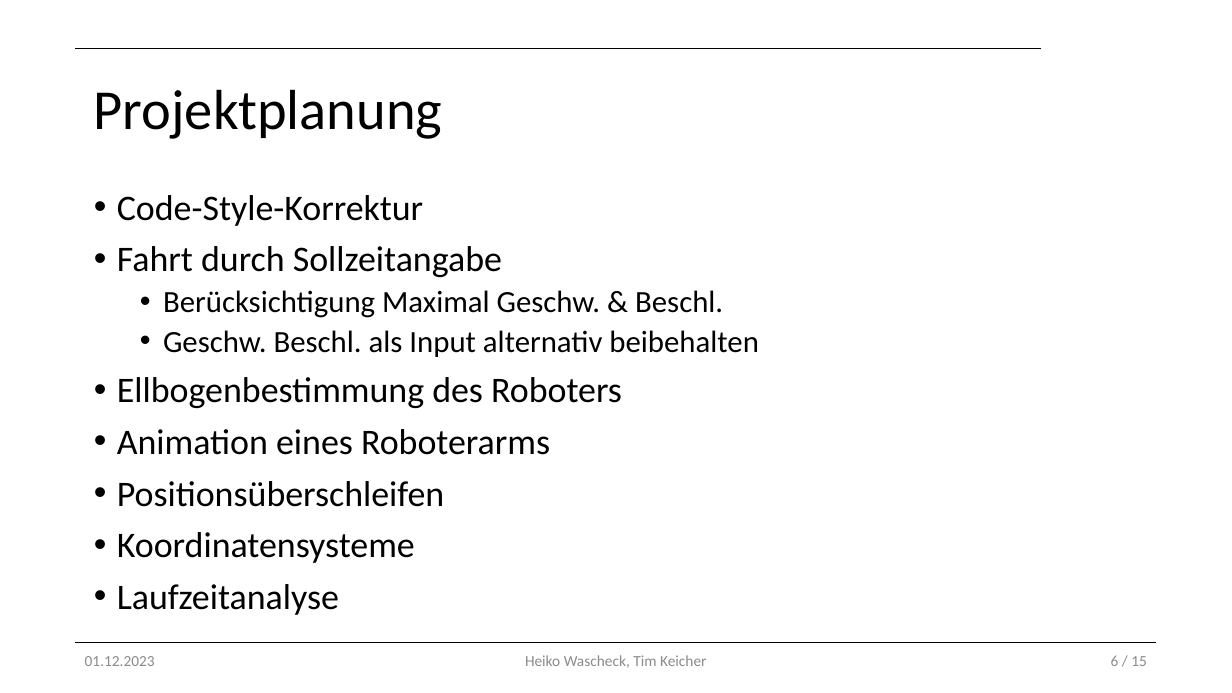
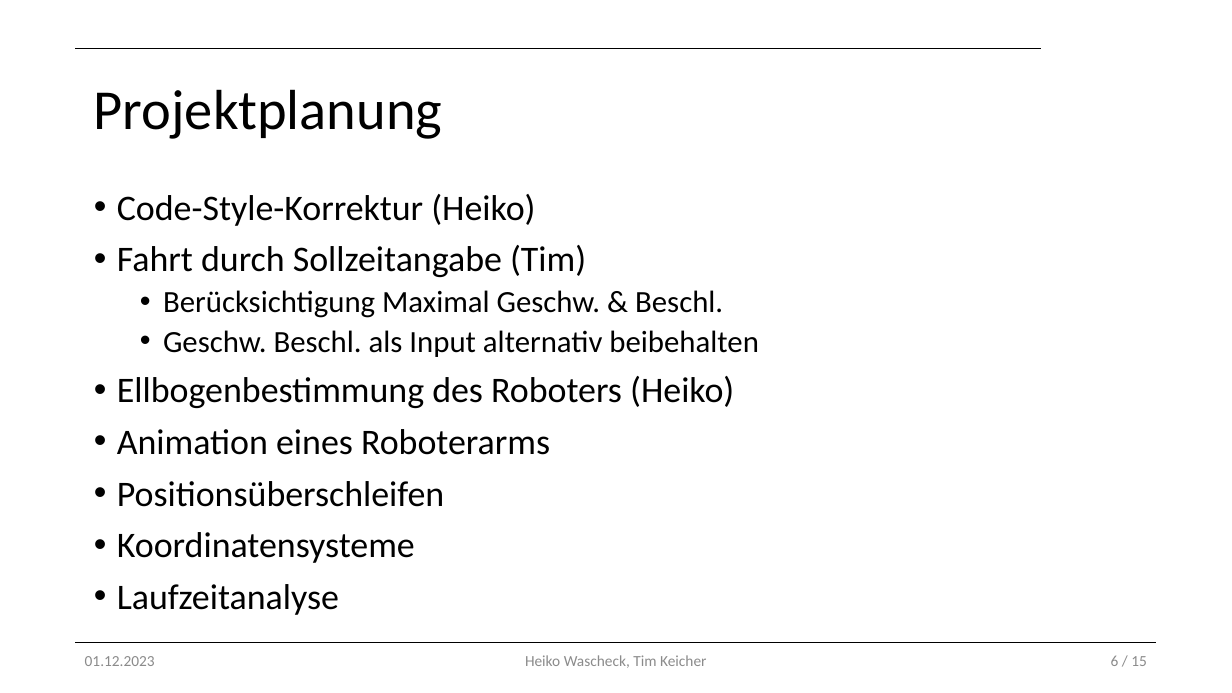
Before and after one commit to Tim-Keicher/AKR-Interpolation, a slide deck: slide 6 of Projektverlauf.pptx. Drawn at 1232x693 pixels with LibreOffice and Linux fonts; fonts in the diff are those of the drawing; background and template pictures are left out. Boxes give left, top, right and bottom in pixels: in the first picture for what was removed or moved away, otherwise in the second. Text is boxed around its words. In the diff, an @@ line names an element or a change of style, - is before the commit and + after.

Commit message:
update ppt

```diff
--- a/Projektverlauf.pptx
+++ b/Projektverlauf.pptx
@@ text at [117, 194, 586, 277]: text changed @@
-• Code-Style-Korrektur
-• Fahrt durch Sollzeitangabe
+• Code-Style-Korrektur (Heiko)
+• Fahrt durch Sollzeitangabe (Tim)
@@ text at [117, 376, 734, 408]: text changed @@
-• Ellbogenbestimmung des Roboters
+• Ellbogenbestimmung des Roboters (Heiko)
```
